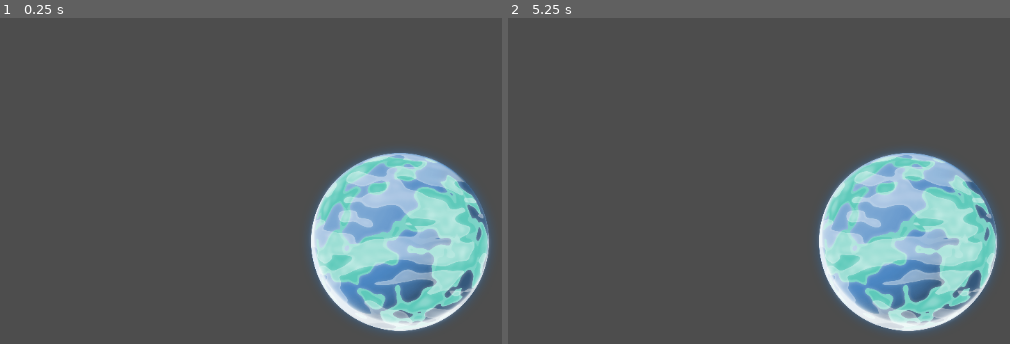
Above: before the commit, frames 1-2 (left to right).
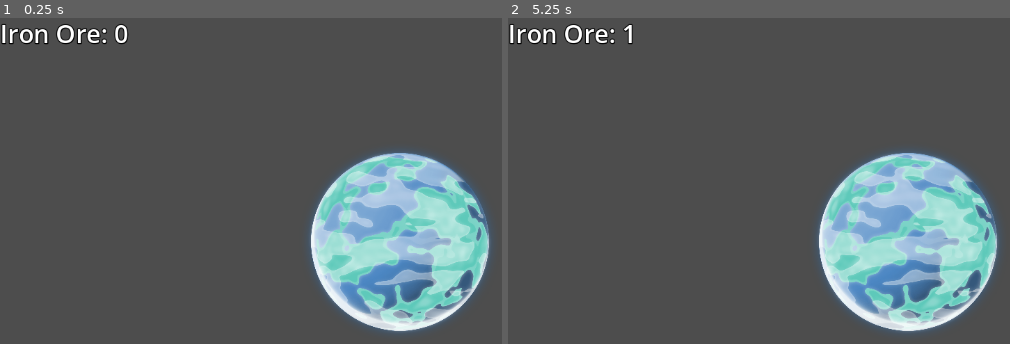
Above: after the commit, the same moments.

Repository: AllanSechrist/Tap
Game: Godot game, scene res://level/sand_box.tscn
Two runs of this game, one before a commit and one after it. Both use one fixed random seed, a clock stepped at 60 frames per second and the inputs below.
Inputs (mouse positions are in pixels of both pictures, inside the frame that each line leads up to):
- Up to frame 1 (0.25 s): no input
- Up to frame 2 (5.25 s): tap Enter at 0.5, 2, 3.5 s; press the mouse at (909, 242) at 0.53 s; tap Space at 1.25, 2.75, 4.25 s; move the mouse to (748, 265) at 1.27 s; release the mouse at (748, 265) at 1.28 s; click (748, 265) at 1.35 s; move the mouse to (989, 141) at 2.02 s; press the mouse at (989, 141) at 2.03 s; move the mouse to (869, 330) at 2.77 s; release the mouse at (869, 330) at 2.78 s; click (869, 330) at 2.85 s; move the mouse to (outside the picture) at 3.52 s; press the mouse at (outside the picture) at 3.53 s; move the mouse to (668, 174) at 4.27 s; release the mouse at (668, 174) at 4.28 s; click (668, 174) at 4.35 s; move the mouse to (949, 242) at 5.02 s; press the mouse at (949, 242) at 5.03 s

The runs differ from the first frame. In frame 1, 0.8% of the frame differs, in the area x 0-26%, y 1-8%; in frame 2, 0.7%.

Commit message:
Add enum to player to track multiple resources

Diff:
--- a/Manager/EventBus.gd
+++ b/Manager/EventBus.gd
@@ -5,3 +5,6 @@
 signal currency_changed(amount: int)
 # signal for updating inventory/upgrades
 # signal for moving to another area
+
+# ------- UI -------
+signal update_resource_label(value: int)
--- /dev/null
+++ b/UI/ui.gd
@@ -0,0 +1,11 @@
+extends Control
+class_name UI
+
+@onready var iron_ore_label: Label = %IronOreLabel
+
+func _ready() -> void:
+	Events.update_resource_label.connect(_on_resource_changed)
+	iron_ore_label.text = "Iron Ore: 0"
+
+func _on_resource_changed(value: int) -> void:
+	iron_ore_label.text = "Iron Ore: " + str(value)
--- a/UI/ui.tscn
+++ b/UI/ui.tscn
@@ -1,4 +1,6 @@
-[gd_scene load_steps=2 format=3 uid="uid://dcjstyi5a1n72"]
+[gd_scene format=3 uid="uid://dcjstyi5a1n72"]
+
+[ext_resource type="Script" uid="uid://bjetjowho45xg" path="res://UI/ui.gd" id="1_2fwl4"]
 
 [sub_resource type="LabelSettings" id="LabelSettings_msqxa"]
 font_size = 36
@@ -6,19 +8,22 @@
 outline_color = Color(0, 0, 0, 1)
 shadow_color = Color(0, 0, 0, 1)
 
-[node name="UI" type="Control"]
+[node name="UI" type="Control" unique_id=32826871]
 layout_mode = 3
 anchors_preset = 15
 anchor_right = 1.0
 anchor_bottom = 1.0
 grow_horizontal = 2
 grow_vertical = 2
+script = ExtResource("1_2fwl4")
 
-[node name="ScoreLabel" type="Label" parent="."]
+[node name="ResourceList" type="VBoxContainer" parent="." unique_id=548836009]
 layout_mode = 0
-offset_left = 36.0
-offset_top = 36.0
-offset_right = 295.0
-offset_bottom = 86.0
-text = "Score: 1000000"
+offset_right = 40.0
+offset_bottom = 40.0
+
+[node name="IronOreLabel" type="Label" parent="ResourceList" unique_id=1935305147]
+unique_name_in_owner = true
+layout_mode = 2
+text = "Iron Ore: 1000000"
 label_settings = SubResource("LabelSettings_msqxa")
--- a/level/sand_box.tscn
+++ b/level/sand_box.tscn
@@ -3,6 +3,7 @@
 [ext_resource type="PackedScene" uid="uid://d1etdx34g3waf" path="res://planets/planet.tscn" id="2_2ouf8"]
 [ext_resource type="PackedScene" uid="uid://ckf36bxqt3b7f" path="res://assets/effects/space_fx.tscn" id="3_8rxby"]
 [ext_resource type="PackedScene" uid="uid://kgtw23mrxq15" path="res://player stats/player_state.tscn" id="3_imhmf"]
+[ext_resource type="PackedScene" uid="uid://dcjstyi5a1n72" path="res://UI/ui.tscn" id="4_imhmf"]
 
 [node name="SandBox" type="Node2D" unique_id=269866359]
 
@@ -12,3 +13,5 @@
 [node name="SpaceFX" parent="." unique_id=291518817 instance=ExtResource("3_8rxby")]
 
 [node name="PlayerState" parent="." unique_id=440408427 instance=ExtResource("3_imhmf")]
+
+[node name="UI" parent="." unique_id=32826871 instance=ExtResource("4_imhmf")]
--- a/planets/planet.gd
+++ b/planets/planet.gd
@@ -15,5 +15,4 @@
 
 func _unhandled_input(event: InputEvent) -> void:
 	if event.is_action_pressed("click") and on_planet:
-		print("I have been clicked from the planet!")
 		Events.currency_changed.emit(1)
--- a/player stats/player_state.gd
+++ b/player stats/player_state.gd
@@ -1,13 +1,24 @@
 class_name PlayerState
 extends Node
 
-@export var starting_currency := 1
-var currency: int
+enum resource_type {IRON_ORE, COPPER_ORE, IRON_PLATE, COPPER_PLATE}
+
+var resources := {
+	resource_type.IRON_ORE: 0,
+	resource_type.COPPER_ORE: 0,
+	resource_type.IRON_PLATE: 0,
+	resource_type.COPPER_PLATE: 0,
+}
+
+@export var starting_currency := 0
+var currency: int = 0:
+	set(value):
+		currency = value
 
 func _ready() -> void:
 	currency = starting_currency
-	Events.currency_changed.connect(_on_currency_changed)
+	Events.currency_changed.connect(_on_resource_changed)
 
-func _on_currency_changed(amount: int) -> void:
-	print("I'm from the player!")
-	print(amount)
+func _on_resource_changed(amount: int) -> void:
+	currency += amount
+	Events.update_resource_label.emit(currency)
Not shown, added: UI/ui.gd.uid
